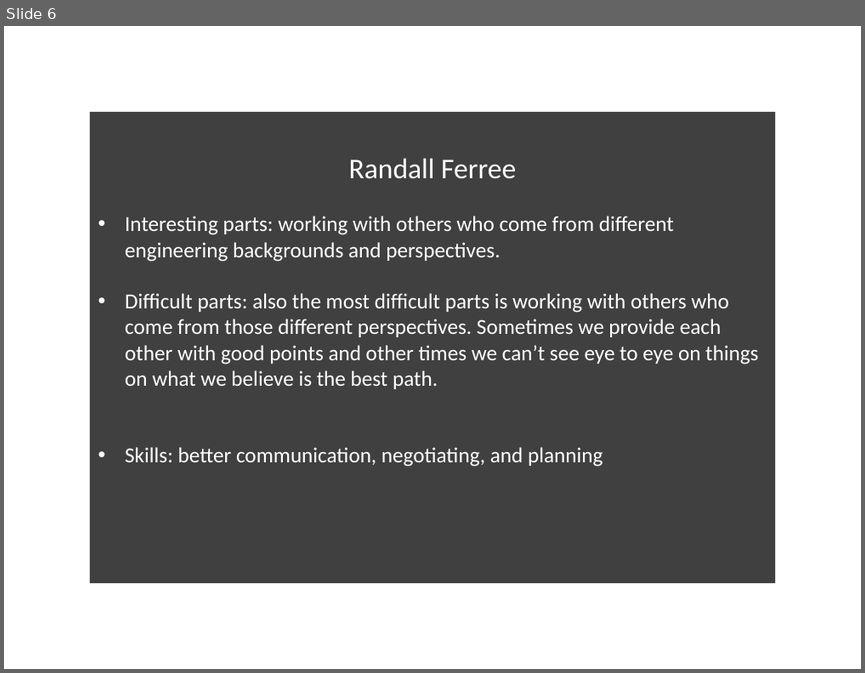
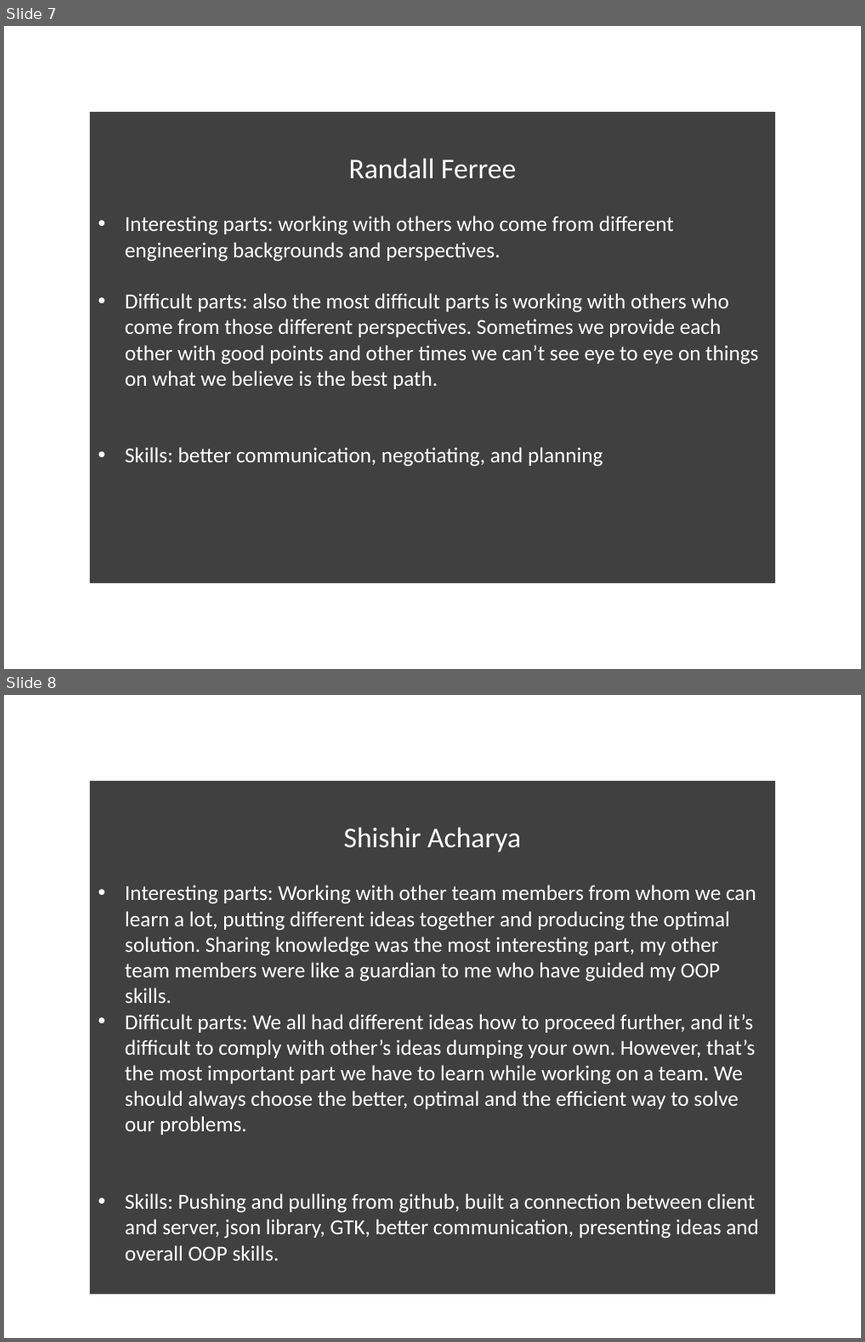
Before and after one commit to Randude14/FundamentalsPokerGame, a slide deck: Documentation/Group 002-5 Summary.pptx. Shown one above the other, each under a label of ours: slide 6 before the commit, slides 7 and 8 after it. The pictures are 865x673 and 865x1342 pixels, drawn with LibreOffice and Linux fonts; fonts in the diff are those of the drawing; background and template pictures are left out. Boxes give left, top, right and bottom in pixels: in the first picture for what was removed or moved away, otherwise in the second. Text is boxed around its words. In the diff, an @@ line names an element or a change of style, - is before the commit and + after.

```diff
--- a/Documentation/Group 002-5 Summary.pptx
+++ b/Documentation/Group 002-5 Summary.pptx
@@ slide 8 added at bbox=[4, 695, 861, 1338], background picture (left out) @@
@@ rectangle added at bbox=[90, 781, 775, 1294], fill #000000 at 75% opacity, 18 pt, text #FFFFFF @@
+Shishir Acharya
+• Interesting parts: Working with other team members from whom we can learn a lot, putting different ideas together and producing the optimal solution. Sharing knowledge was the most interesting part, my other team members were like a guardian to me who have guided my OOP skills.
+• Difficult parts: We all had different ideas how to proceed further, and it’s difficult to comply with other’s ideas dumping your own. However, that’s the most important part we have to learn while working on a team. We should always choose the better, optimal and the efficient way to solve our problems.
+• Skills: Pushing and pulling from github, built a connection between client and server, json library, GTK, better communication, presenting ideas and overall OOP skills.
@@ what was slide 6 is now slide 7 @@
```
Also in this commit, not shown: 2 slides changed, 1 other slide added.
